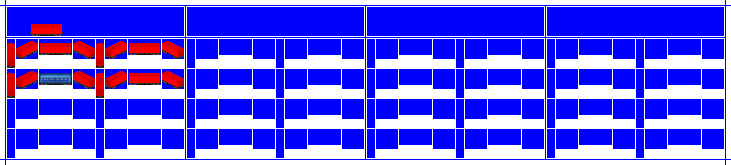
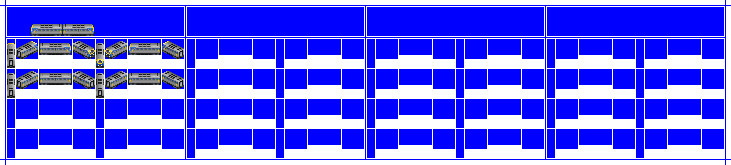
Revision of a layered 731 x 165 image; what changed, layer by layer:
removed layer "8 Train" over [left=7, top=24, right=184, bottom=96]
added layer "CC1 copy" above "Liv3" over [left=7, top=24, right=184, bottom=96]